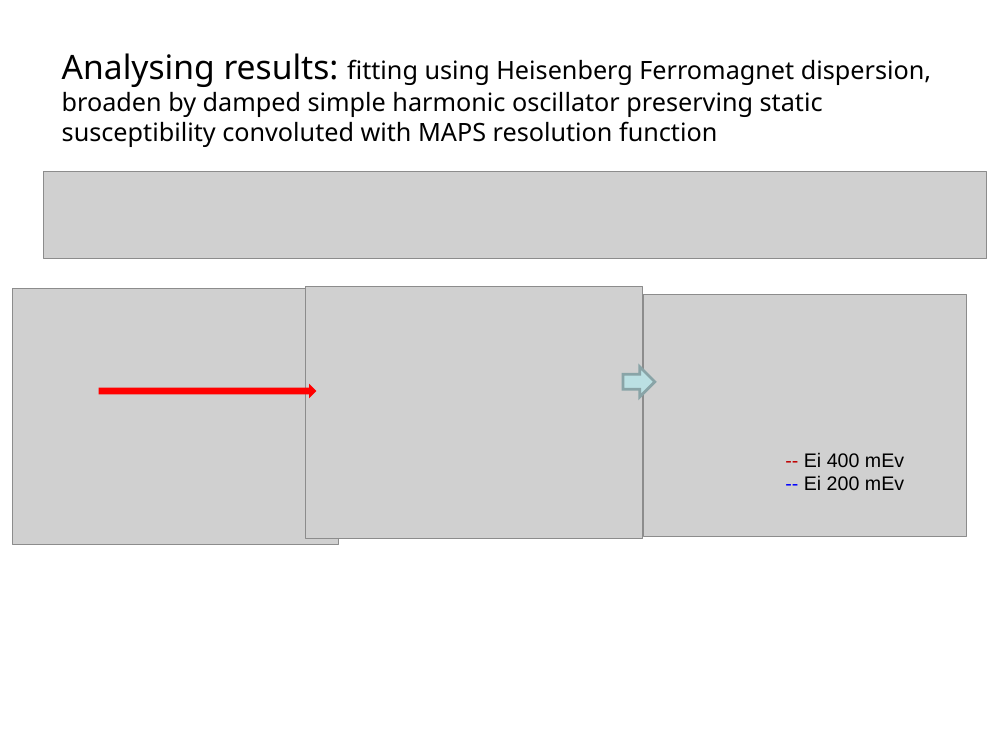
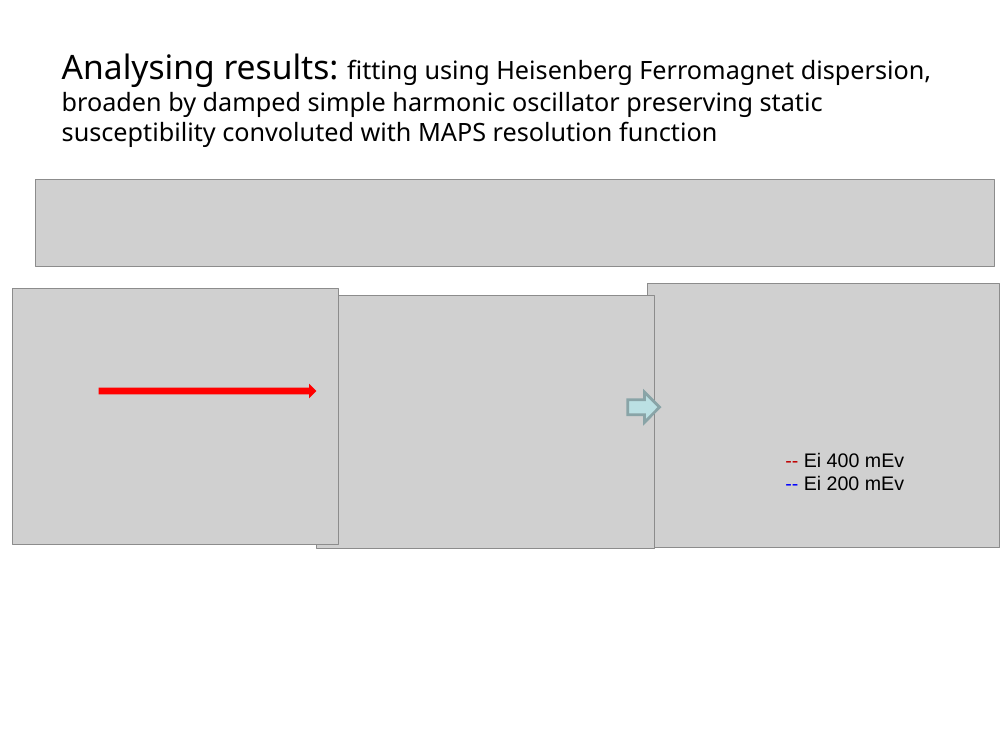
Before and after one commit to abuts/Fe, a slide deck: slide 9 of June2017/Icns2017/ICNS2017.ppt. Drawn at 1008x756 pixels with LibreOffice and Linux fonts; fonts in the diff are those of the drawing; grey boxes stand for pictures; background and template pictures are left out. Boxes give left, top, right and bottom in pixels: in the first picture for what was removed or moved away, otherwise in the second. Text is boxed around its words. In the diff, an @@ line names an element or a change of style, - is before the commit and + after.

```diff
--- a/June2017/Icns2017/ICNS2017.ppt
+++ b/June2017/Icns2017/ICNS2017.ppt
@@ picture: place and size @@
-picture at (43, 171, 986, 259)
+picture at (35, 179, 994, 267)
@@ picture: place and size @@
-picture at (306, 286, 643, 538)
+picture at (317, 295, 654, 548)
@@ picture: place and size @@
-picture at (644, 294, 967, 536)
+picture at (647, 283, 1000, 547)
@@ right arrow at (100, 387, 314, 395): proportions changed @@
@@ right arrow at (628, 392, 660, 422): proportions changed @@
@@ right arrow: place and size @@
-right arrow at (623, 367, 655, 397)
+right arrow at (628, 392, 660, 422)
```
Also in this commit, not shown: 4 other slides changed, 1 slide removed, 1 other file.
